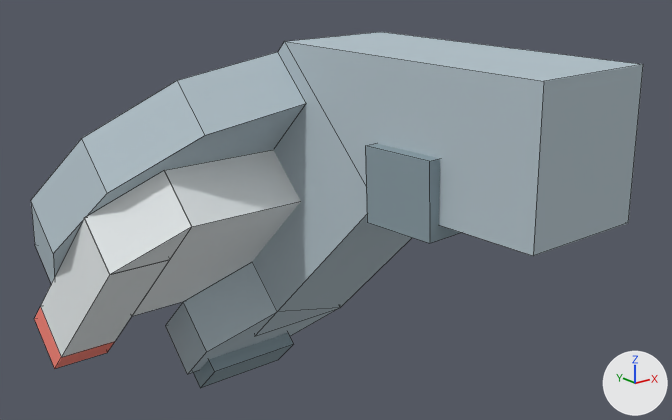
One commit to the Blender file media/gltf/controller/controller.blend: the scene before it, then after it.
Camera for both pictures: a 50 mm lens placed at (-0.1117, -0.1162, 0.0352), pointed at (-0.004, 0.0184, -0.0186). Arrows for +X, +Y and +Z are at lower right; the lights stay in place. Mesh edges are drawn as thin lines.
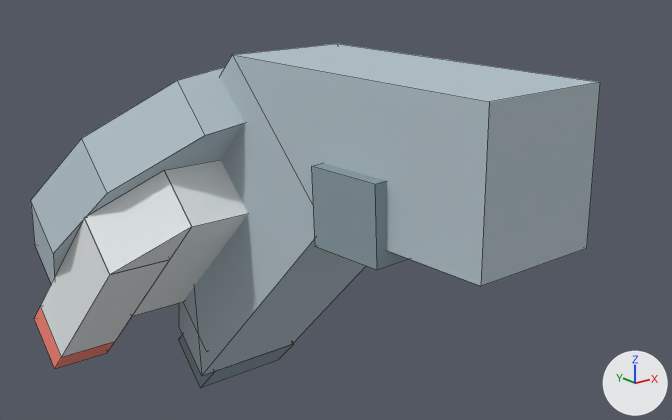
The newer file is also turned or shifted as a whole; pictures and numbers use the older file's frame.

The edits, one by one:
me_mesh340565441 is used by ob_mesh340565441; location (-0.0077, 0.0465, -0.0241); rotation (1.571, -0.79, -7.834), in degrees (90, -45, 271); scale (0.15, 0.15, 0.15).
me_mesh340565441 had 224 vertices, 163 faces and spanned x -0.24..0.56, y -0.325..0.155, z -0.235..0.285.
me_mesh340565441 now has 220 vertices, 158 faces and spans x -0.24..0.558, y -0.335..0.155, z -0.235..0.285.
me_mesh340565441 part 1: the loose piece of 8 vertices spanning x 0.267..0.403, y -0.248..-0.112, z -0.052..0.041 is moved by (-0.002, -0.01, 0.081).
me_mesh340565441 part 2: the loose piece of 8 vertices spanning x 0.28..0.56, y -0.325..0.075, z -0.135..0.025 is moved by (-0.002, -0.01, 0.081).
me_mesh340565441 part 3: the loose piece of 10 vertices spanning x -0.08..0.28, y -0.165..0.075, z -0.135..0.025 is rebuilt with 10 vertices and now spans x -0.121..0.278, y -0.184..0.065, z -0.055..0.105.
Part 4, on me_mesh340565441:
6 vertices are removed from x -0.16..-0.08, y -0.165..-0.085, z -0.135..0.105.
9 faces are deleted.
2 vertices are added at (-0.081, -0.084, -0.052), (-0.081, -0.164, -0.052).
1 new face joins them, mat_mat16 (light grey #b6c5cd).
3 new faces join them, mat_mat15 (white #e8edef).

Where the change shows, as pixel boxes (x1, y1, x2, y2) in the pictures (672 x 420 px; the box of a moved part takes in the faces that stretch with it):
'mesh340565441', reshaped (7% narrower): before (31, 32, 643, 388); after (31, 44, 600, 388)
part 1 of me_mesh340565441, moved or reshaped: before (365, 143, 461, 243); after (311, 163, 408, 270)
part 2 of me_mesh340565441, moved or reshaped: before (284, 32, 643, 256); after (232, 44, 600, 286)
part 3 of me_mesh340565441, rebuilt: before (252, 42, 412, 336); after (179, 56, 366, 375)
part 4 of me_mesh340565441, cut back: before (132, 201, 339, 375); after (132, 214, 247, 316)
